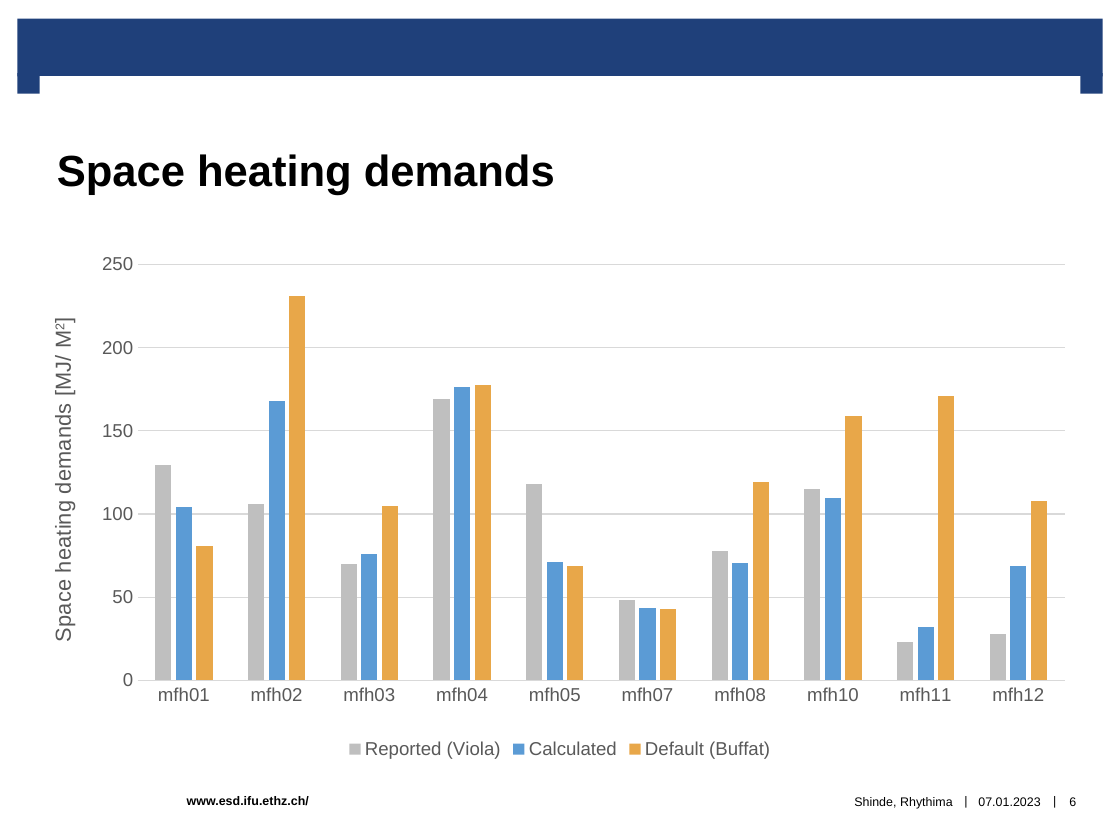
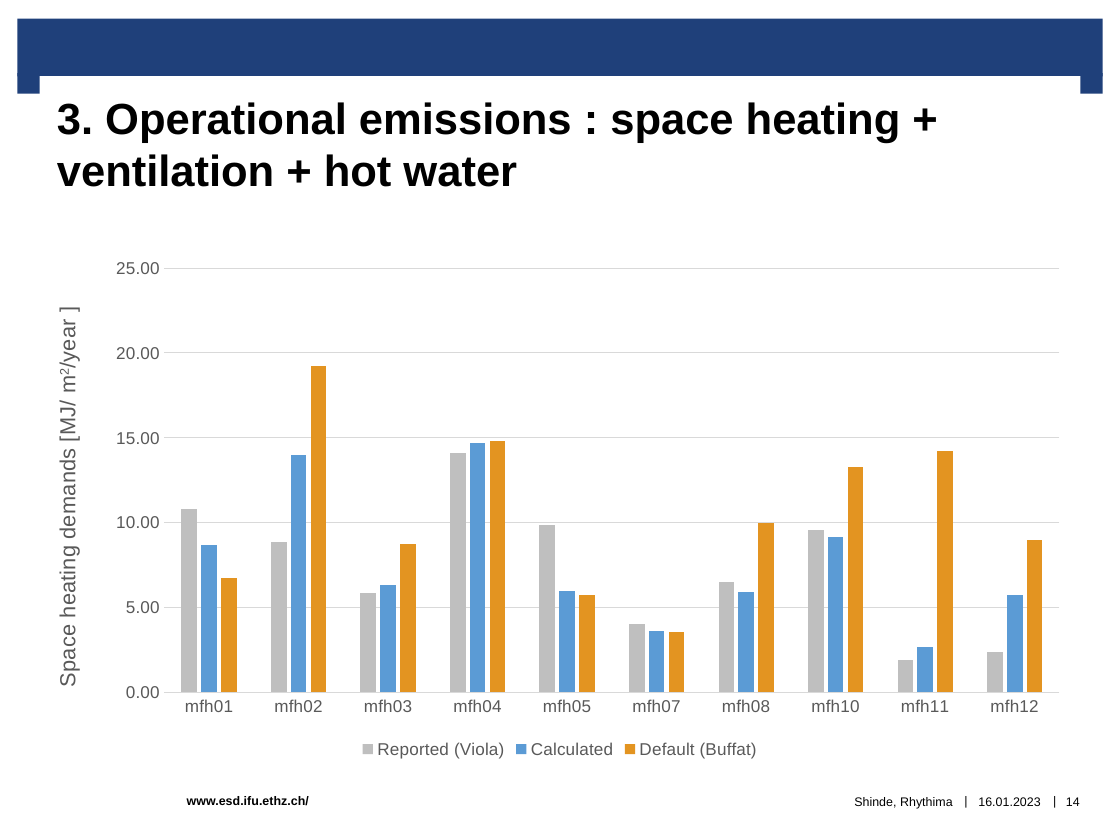
Before and after one commit to rhythimashinde/building-model, a slide deck: slide 14 of paper_SI_discussions/Discussion_paper.pptx (slide 6 before the commit). Drawn at 1120x840 pixels with LibreOffice and Linux fonts; fonts in the diff are those of the drawing; background and template pictures are left out. Boxes give left, top, right and bottom in pixels: in the first picture for what was removed or moved away, otherwise in the second. Text is boxed around its words. In the diff, an @@ line names an element or a change of style, - is before the commit and + after.

```diff
--- a/paper_SI_discussions/Discussion_paper.pptx
+++ b/paper_SI_discussions/Discussion_paper.pptx
@@ title at (57, 102, 901, 187): text changed @@
-Space heating demands
+3. Operational emissions : space heating + ventilation + hot water
@@ column chart at (39, 248, 1080, 763) @@
-Reported (Viola): 130, 106, 70, 169, 118, 48, 78, 115, 23, 28
+Reported (Viola): 10.8, 8.8, 5.8, 14.1, 9.8, 4, 6.5, 9.6, 1.9, 2.3
-Calculated: 104, 168, 76, 176, 71, 43, 71, 110, 32, 68
+Calculated: 8.7, 14, 6.3, 14.7, 5.9, 3.6, 5.9, 9.2, 2.7, 5.7
-Default (Buffat): 81, 231, 105, 177, 69, 43, 119, 159, 171, 108
+Calculated (only material updated): 
@@ colour of Calculated (only material updated) #E8A749 to #6F6F64 @@
+Default (Buffat): 6.7, 19.2, 8.7, 14.8, 5.7, 3.6, 9.9, 13.3, 14.2, 9
@@ value axis title "Space heating demands [MJ/ M2] " to "Space heating demands [MJ/ m2/year ] " @@
@@ legend changed @@
@@ category axis changed @@
@@ value axis changed @@
@@ plot area changed @@
@@ lettering changed @@
@@ text at (978, 797, 1040, 806): text changed @@
-07.01.2023
+16.01.2023
@@ page number at (1066, 797, 1080, 806): text changed @@
-6
+14
```
Also in this commit, not shown: 26 other slides changed, 8 slides added, 14 other files.
